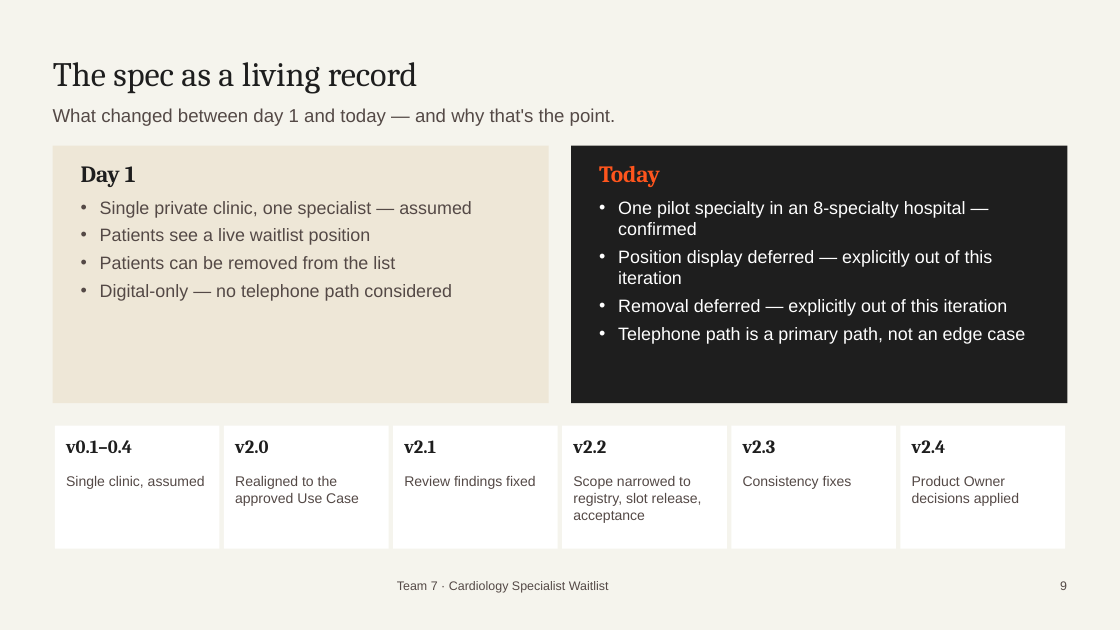
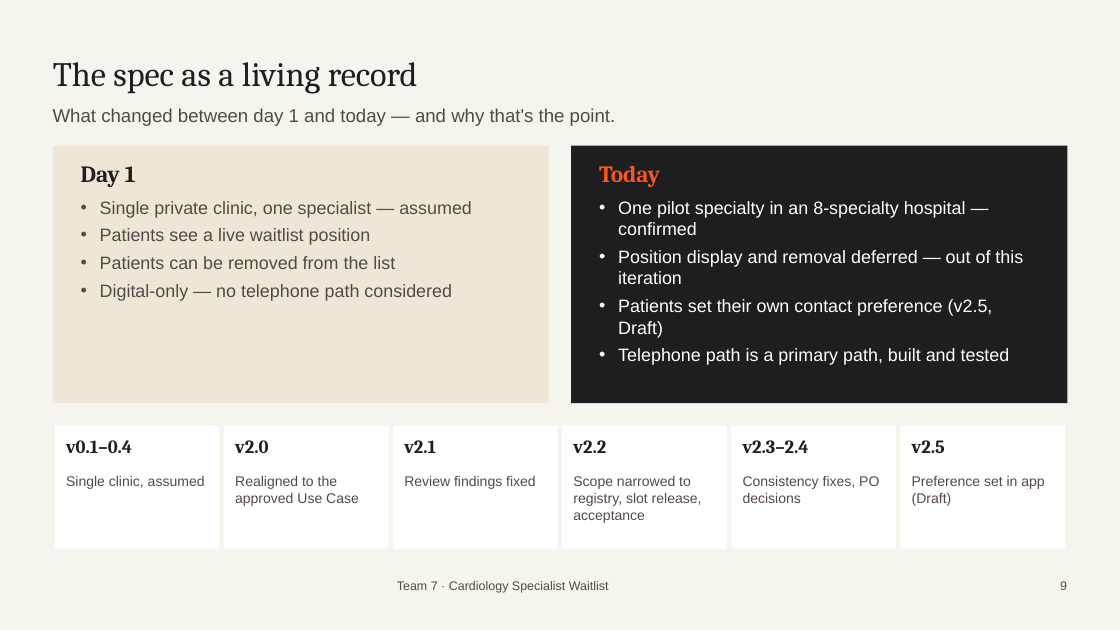
Before and after one commit to uangelesQ/hackaton_Specialist_Appointment_Scheduling_Waitlist-, a slide deck: slide 9 of docs/hackathon-presentation.pptx. Drawn at 1120x630 pixels with LibreOffice and Linux fonts; fonts in the diff are those of the drawing; background and template pictures are left out. Boxes give left, top, right and bottom in pixels: in the first picture for what was removed or moved away, otherwise in the second. Text is boxed around its words. In the diff, an @@ line names an element or a change of style, - is before the commit and + after.

```diff
--- a/docs/hackathon-presentation.pptx
+++ b/docs/hackathon-presentation.pptx
@@ text at [618,250,1023,365]: text changed @@
-• Position display deferred — explicitly out of this iteration
-• Removal deferred — explicitly out of this iteration
-• Telephone path is a primary path, not an edge case
+• Position display and removal deferred — out of this iteration
+• Patients set their own contact preference (v2.5, Draft)
+• Telephone path is a primary path, built and tested
@@ text at [743,440,809,453]: text changed @@
-v2.3
+v2.3–2.4
@@ text at [912,440,945,453]: text changed @@
-v2.4
+v2.5
@@ text at [743,476,879,503]: text changed @@
-Consistency fixes
+Consistency fixes, PO decisions
@@ text at [912,476,1044,506]: text changed @@
-Product Owner decisions applied
+Preference set in app (Draft)
```
Also in this commit, not shown: 5 other slides changed, 35 other files.
